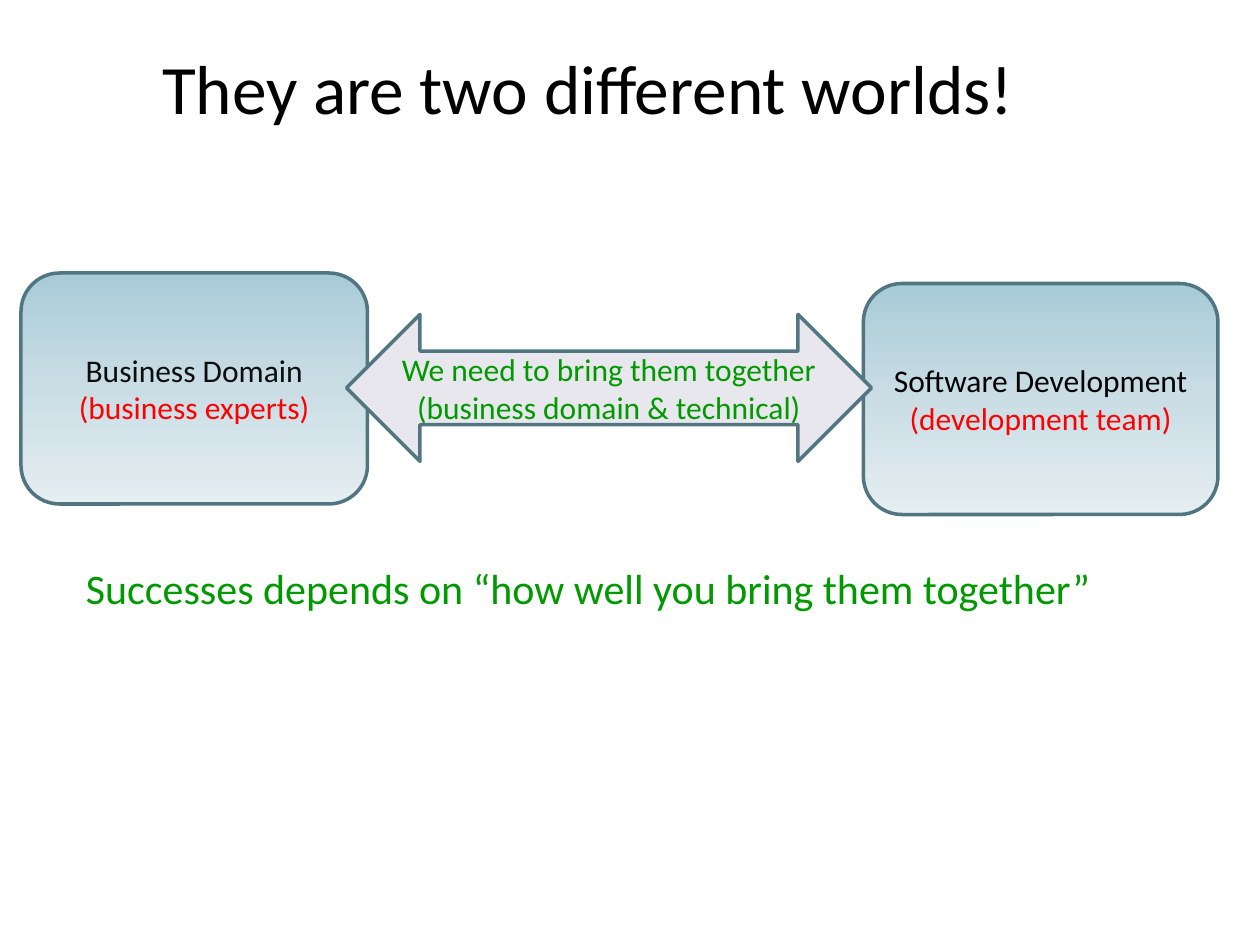
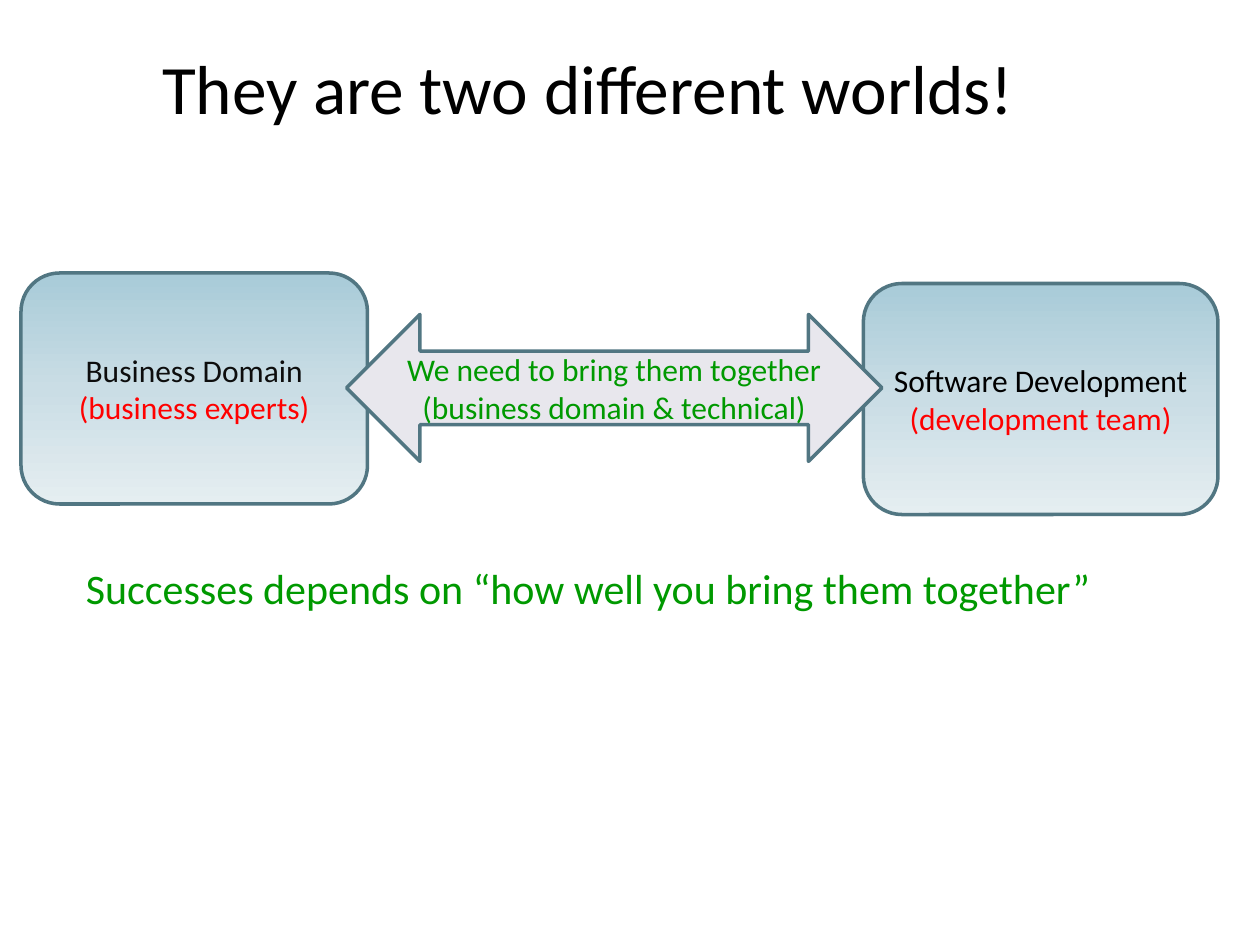
Before and after one commit to arturtv/dddpresentation, a slide deck: slide 11 of Domain-DrivenDesign.A.Trosin.pptx (slide 7 before the commit). Drawn at 1260x945 pixels with LibreOffice and Linux fonts; fonts in the diff are those of the drawing. Boxes give left, top, right and bottom in pixels: in the first picture for what was removed or moved away, otherwise in the second. Text is boxed around its words. In the diff, an @@ line names an element or a change of style, - is before the commit and + after.

Commit message:
add

```diff
--- a/Domain-DrivenDesign.A.Trosin.pptx
+++ b/Domain-DrivenDesign.A.Trosin.pptx
@@ left right arrow "We need to bring them ..." resized from (x1=346, y1=315, x2=872, y2=462) to (x1=346, y1=315, x2=882, y2=462) @@
```
Also in this commit, not shown: 1 other slide changed, 10 slides added, 4 slides removed.
